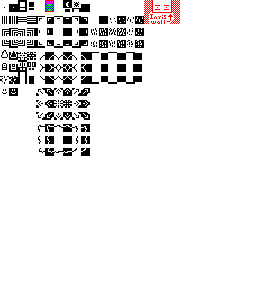
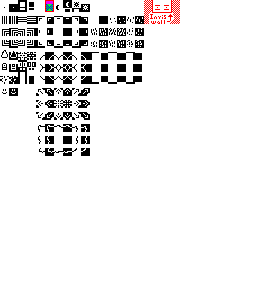
Before/after of a 270 × 288 layered artwork. What changed in the layer stack:
painted on "Background" over (x1=56, y1=5, x2=88, y2=10)
